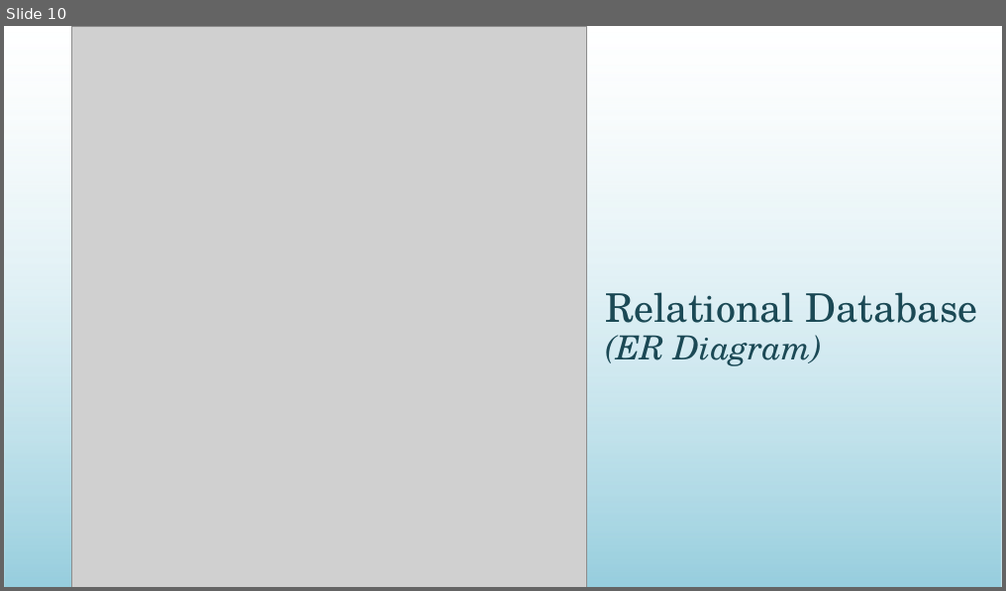
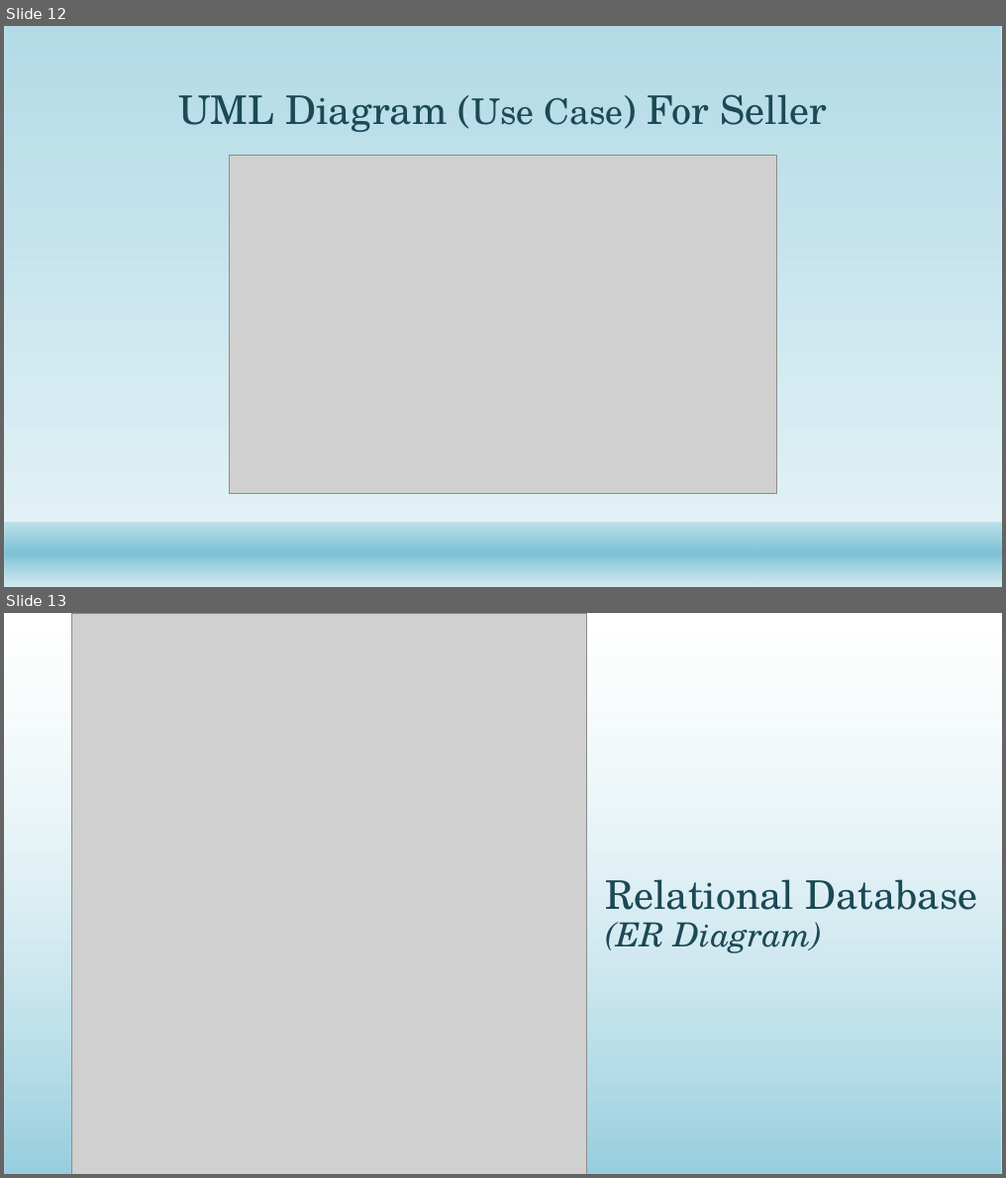
Before and after one commit to IAmMonmoy/Practice-work, a slide deck: NilamHut.pptx. Shown one above the other, each under a label of ours: slide 10 before the commit, slides 12 and 13 after it. The pictures are 1006x591 and 1006x1178 pixels, drawn with LibreOffice and Linux fonts; fonts in the diff are those of the drawing; grey boxes stand for pictures; background and template pictures are left out. Boxes give left, top, right and bottom in pixels: in the first picture for what was removed or moved away, otherwise in the second. Text is boxed around its words. In the diff, an @@ line names an element or a change of style, - is before the commit and + after.

```diff
--- a/NilamHut.pptx
+++ b/NilamHut.pptx
@@ slide 12 added at [4, 26, 1002, 587], background #FFFFFF @@
@@ rectangle added at [4, 26, 1002, 587], fill gradient #7DC2D6 to #D4EBF1 @@
@@ title added at [178, 94, 828, 132], 38 pt, text #1B4855 @@
+UML Diagram (Use Case) For Seller
@@ picture added at [229, 155, 777, 494] @@
@@ rectangle added at [4, 522, 1002, 587], fill gradient #7DC2D6 to #D4EBF1 @@
@@ what was slide 10 is now slide 13 @@
```
Also in this commit, not shown: 1 slide changed, 2 other slides added, 3 other files.
